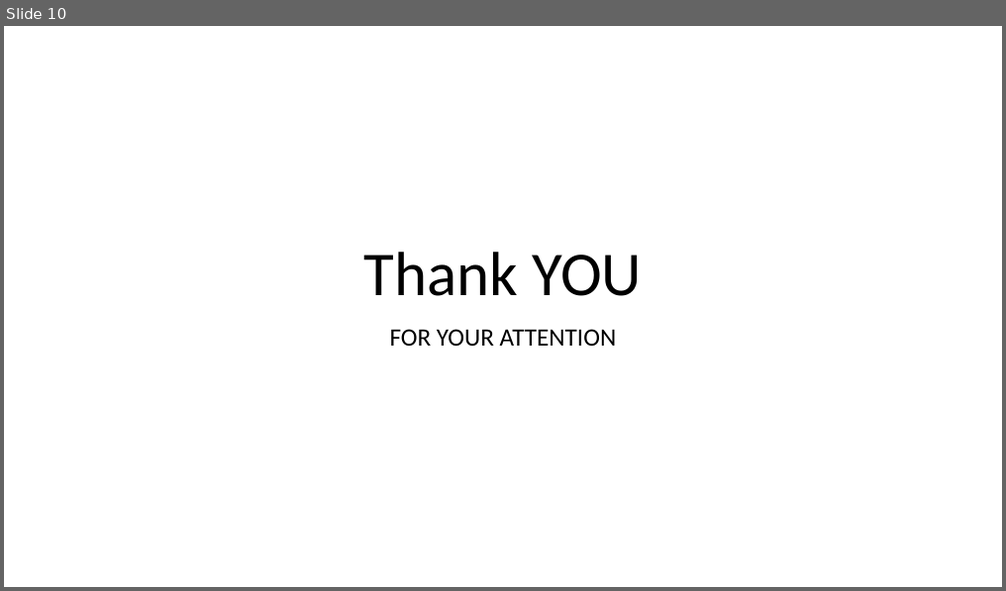
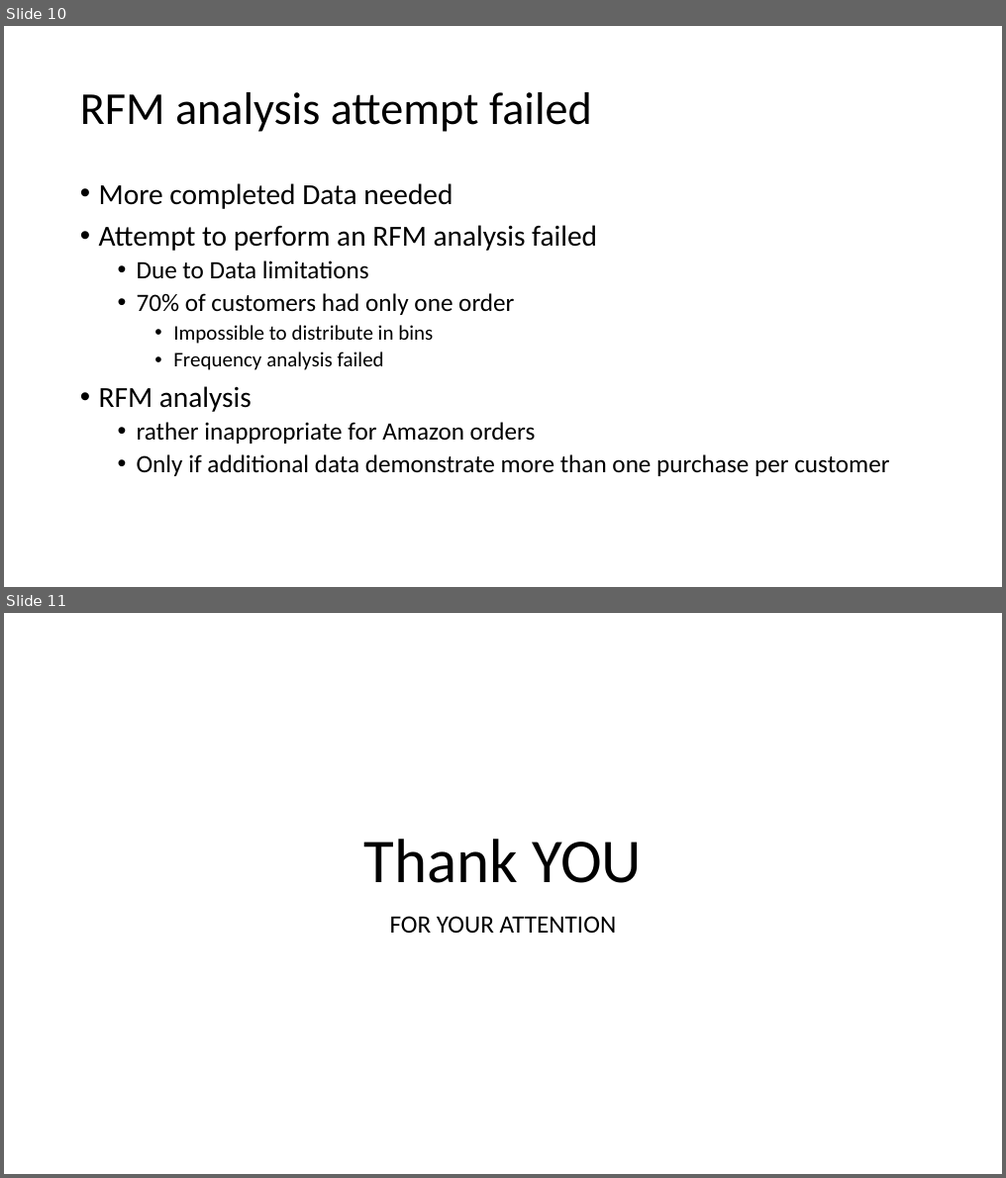
Before and after one commit to ThemisMamatsopoulos/BigBlue-Project-1, a slide deck: Lama-Polyd-Mama- Project1.pptx. Shown one above the other, each under a label of ours: slide 10 before the commit, slides 10 and 11 after it. The pictures are 1006x591 and 1006x1178 pixels, drawn with LibreOffice and Linux fonts; fonts in the diff are those of the drawing. Boxes give left, top, right and bottom in pixels: in the first picture for what was removed or moved away, otherwise in the second. Text is boxed around its words. In the diff, an @@ line names an element or a change of style, - is before the commit and + after.

```diff
--- a/Lama-Polyd-Mama- Project1.pptx
+++ b/Lama-Polyd-Mama- Project1.pptx
@@ slide 10 added at (x1=4, y1=26, x2=1002, y2=587), background #FFFFFF @@
@@ title added at (x1=80, y1=92, x2=592, y2=132), 44 pt, text #000000 @@
+RFM analysis attempt failed
@@ text added at (x1=99, y1=183, x2=889, y2=476), 24 pt, text #000000 @@
+• More completed Data needed
+• Attempt to perform an RFM analysis failed
+  • Due to Data limitations
+  • 70% of customers had only one order
+    • Impossible to distribute in bins
+    • Frequency analysis failed
+• RFM analysis
+  • rather inappropriate for Amazon orders
+  • Only if additional data demonstrate more than one purchase per customer
@@ what was slide 10 is now slide 11 @@
```
Also in this commit, not shown: 2 slides changed, 18 other files.
